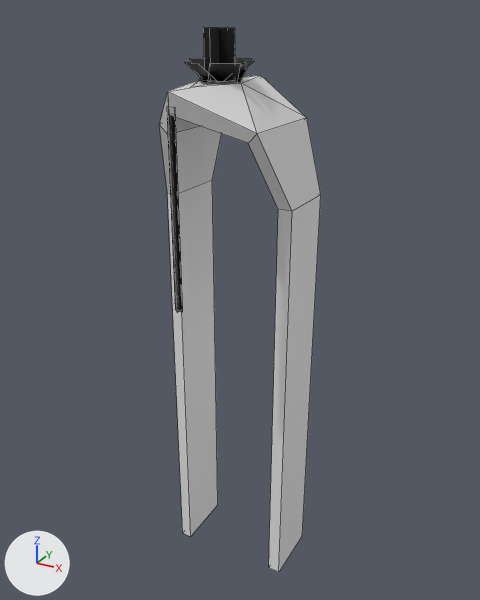
Renders of the FBX model PJV/Assets/Assets/GateOuterPiece_Small.fbx from each side of a commit.
Both versions are drawn from a 50 mm camera at (1.06, -1.85, 2.09) aimed at (0.02, 0.04, 1.14). The lights are fixed; the arrows at lower left show +X, +Y and +Z. Mesh edges are drawn as thin lines. Where no turn or scale is listed for an object, it has been applied to the vertices. Vertices at the same position are counted once.
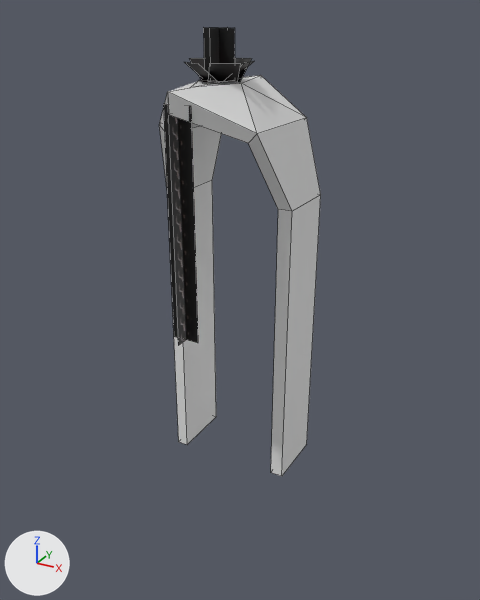
The newer file is also turned or shifted as a whole; pictures and numbers use the older file's frame.

Boxes [x1, y1, x2, y2] around the edits, measured in the pictures (480 x 600 px; the box of a moved part takes in the faces that stretch with it):
```json
{"object": "Plane.001", "change": "reshaped", "before": [159, 27, 321, 572], "after": [159, 27, 321, 476], "on screen": "18% shorter"}
{"part": 1, "of": "me_plane_003", "change": "moved or reshaped", "before": [168, 187, 317, 572], "after": [172, 187, 317, 476]}
{"part": 2, "of": "me_plane_003", "change": "moved or reshaped", "before": [167, 106, 183, 312], "after": [163, 104, 198, 345]}
```

The change, as JSON lines over the scene's bpy script:
```json
{"block": "me_plane_003", "where": "me_plane_003.from_pydata(...)  # 76 vertices, 44 faces; spans x -0.24..0.23, y -0.32..0.24, z 0.0..2.04"}
{"block": "me_plane_003", "where": "# used by ob_plane_001; location = (0.0, 0.0, 0.0)"}
{"block": "me_plane_003", "where": "# before: 15 (0.22, 0.23, 0.0) at pixel (302, 535), 17 (0.22, 0.0, 0.0) at pixel (278, 572), 19 (0.17, 0.23, 0.0), 21 (0.17, 0.0, 0.0) at pixel (268, 567), 36 (-0.24, 0.23, 0.0)"}
{"block": "me_plane_003", "where": "# before: 38 (-0.24, 0.0, 0.0) at pixel (182, 533), 40 (-0.2, 0.23, 0.0) at pixel (217, 504), 42 (-0.2, 0.0, 0.0) at pixel (190, 536)"}
{"block": "me_plane_003", "change": "me_plane_003 part 1"}
{"op": "add", "block": "me_plane_003", "code": "for i in [15, 17, 19, 21, 36, 38, 40, 42]: me_plane_003.vertices[i].co += Vector((0.0, 0.0, 0.48))"}
{"block": "me_plane_003", "change": "me_plane_003 part 2"}
{"op": "set", "path": "me_plane_003.vertices[33].co", "old": "(-0.02, -0.3, 1.84)", "new": "(-0.06, -0.26, 1.84)", "note": "pixel (166, 106) -> pixel (163, 103)"}
{"op": "set", "path": "me_plane_003.vertices[34].co", "old": "(-0.01, -0.28, 1.84)", "new": "(-0.01, -0.22, 1.84)"}
{"op": "set", "path": "me_plane_003.vertices[54].co", "old": "(-0.01, -0.29, 1.23)", "new": "(0.0, -0.23, 1.12)"}
{"op": "set", "path": "me_plane_003.vertices[55].co", "old": "(-0.01, -0.32, 1.23)", "new": "(0.0, -0.32, 1.12)", "note": "pixel (176, 312) -> pixel (178, 345)"}
{"op": "set", "path": "me_plane_003.vertices[56].co", "old": "(0.01, -0.3, 1.23)", "new": "(0.04, -0.27, 1.12)", "note": "pixel (182, 312) -> pixel (198, 343)"}
{"op": "set", "path": "me_plane_003.vertices[57].co", "old": "(-0.02, -0.3, 1.23)", "new": "(-0.05, -0.27, 1.12)", "note": "pixel (175, 310) -> pixel (173, 336)"}
{"op": "set", "path": "me_plane_003.vertices[58].co", "old": "(0.0, -0.3, 1.84)", "new": "(0.03, -0.26, 1.84)", "note": "pixel (175, 107) -> pixel (191, 105)"}
```
